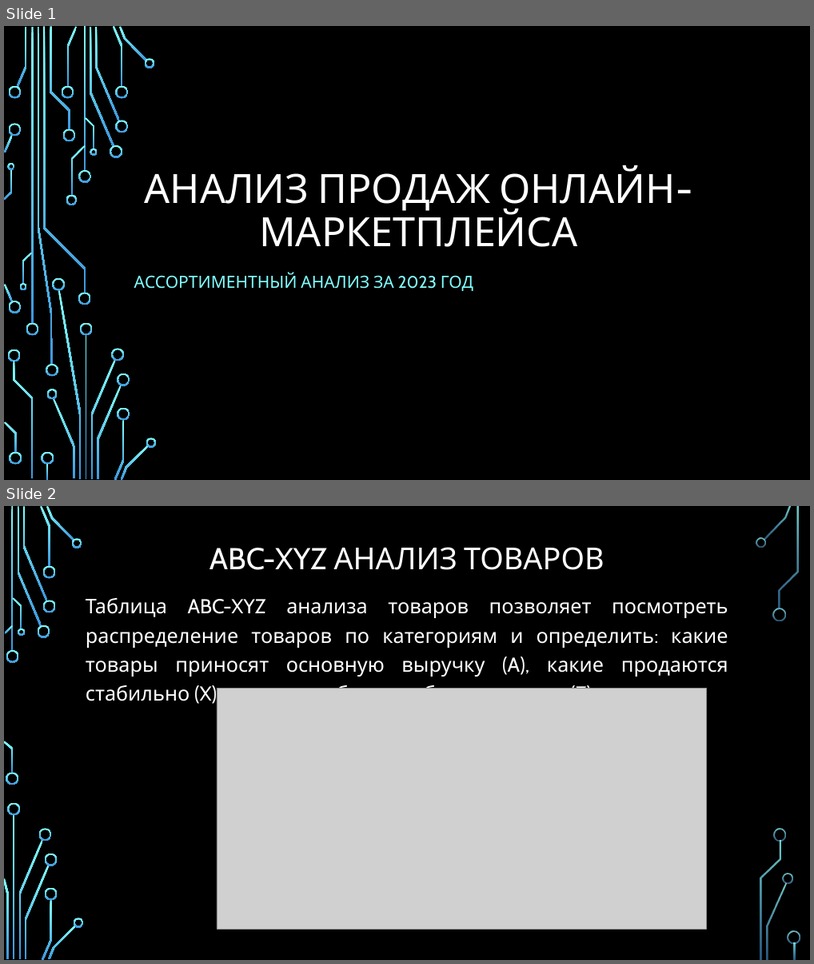
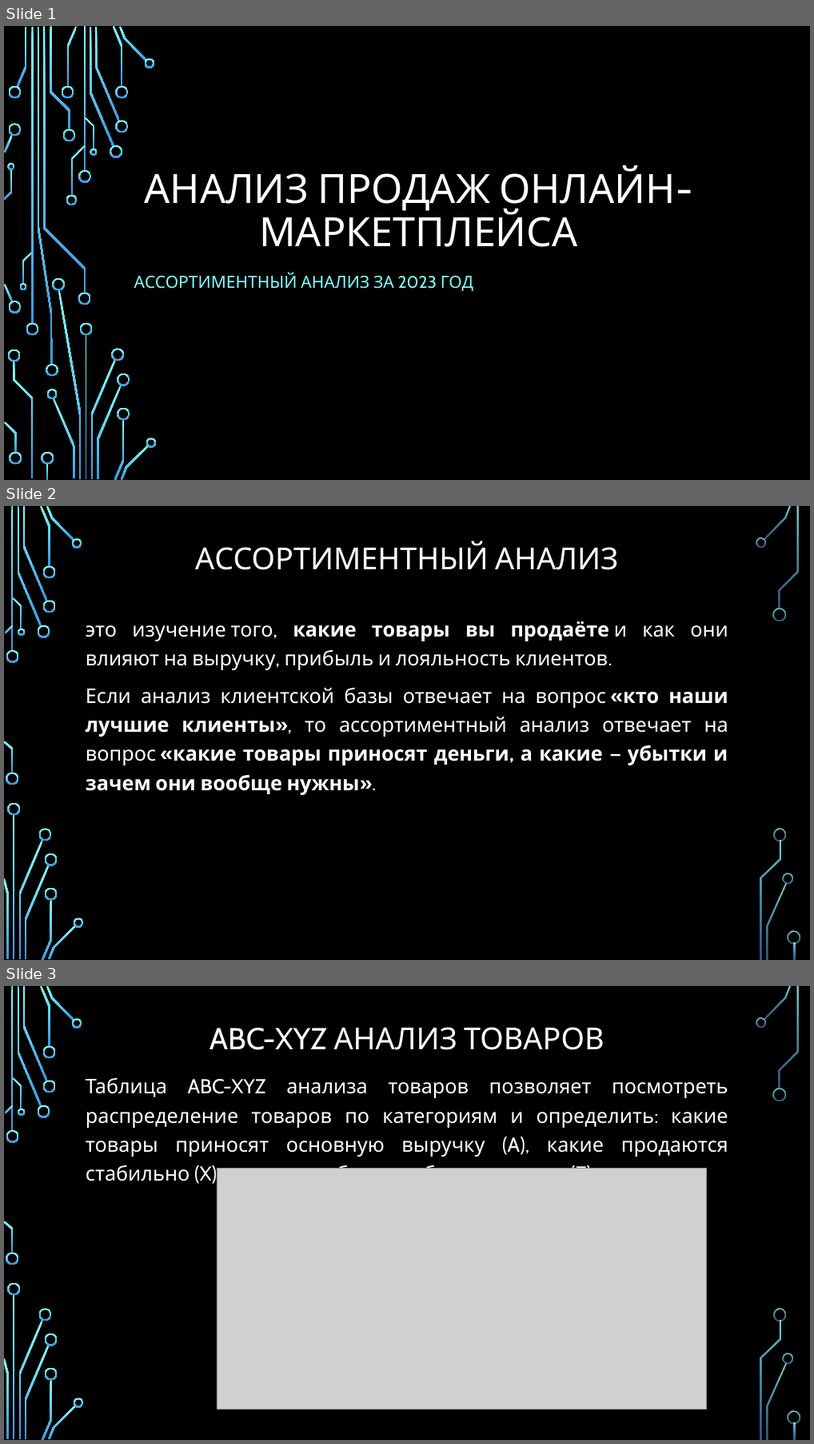
Before and after one commit to julmiha25-sys/Diplom_sales_analytics, a slide deck: Презентации/Ассортиментный анализ.pptx. Shown one above the other, each under a label of ours: slides 1 and 2 before the commit, slides 1, 2 and 3 after it. The pictures are 814x964 and 814x1444 pixels, drawn with LibreOffice and Linux fonts; fonts in the diff are those of the drawing; grey boxes stand for pictures; background and template pictures are left out. Boxes give left, top, right and bottom in pixels: in the first picture for what was removed or moved away, otherwise in the second. Text is boxed around its words. In the diff, an @@ line names an element or a change of style, - is before the commit and + after.

```diff
--- a/Презентации/Ассортиментный анализ.pptx
+++ b/Презентации/Ассортиментный анализ.pptx
@@ slide 2 added at bbox=[4, 506, 810, 960], background picture (left out); not listed: 36 template elements that a slide beside it also shows @@
@@ title added at bbox=[195, 541, 618, 570], 36 pt, text #FFFFFF @@
+АССОРТИМЕНТНЫЙ АНАЛИЗ
@@ text added at bbox=[86, 621, 729, 795], 24 pt, text #FFFFFF @@
+это изучение того, какие товары вы продаёте и как они влияют на выручку, прибыль и лояльность клиентов.
+Если анализ клиентской базы отвечает на вопрос «кто наши лучшие клиенты», то ассортиментный анализ отвечает на вопрос «какие товары приносят деньги, а какие — убытки и зачем они вообще нужны».
@@ what was slide 2 is now slide 3 @@
```
Also in this commit, not shown: 1 other file.
